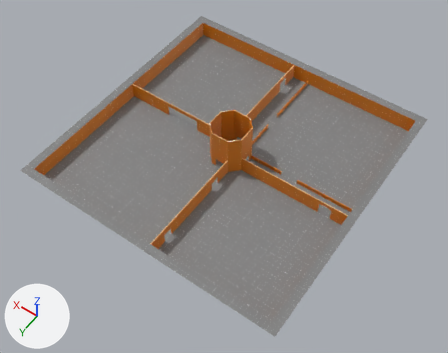
The glTF model map/Arena.glb, before and after one commit.
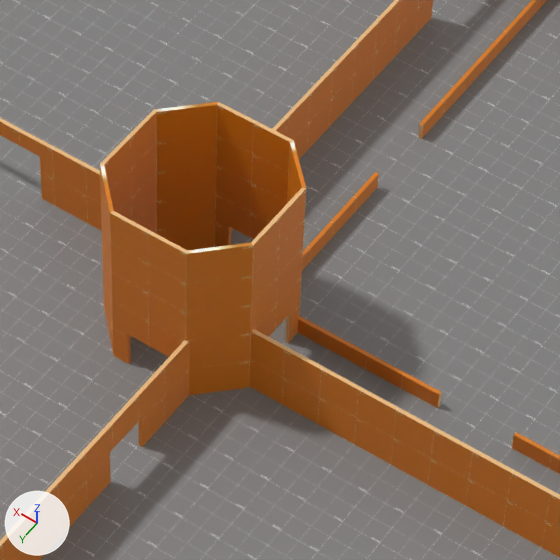
There are two pictures of each version: one whole from a camera (50 mm lens) standing at (-50.8, 73.8, 107.0) and looking at (-2.3, 5.8, 0.2), one close up on the part from 42% to 68% of the width and 25% to 59% of the height. The lights are fixed; the arrows at lower left show +X, +Y and +Z. Objects named as collision shapes, trigger or cutter boxes, shadow casters or lower levels of detail are left out. Vertices at the same position are counted once.

Before the edit, the objects in view are built like this:
```python
me_plane_073 = bpy.data.meshes.new('Plane.073')
me_plane_073.from_pydata(...)  # 2227 vertices, 4020 faces; spans x -32.0..32.0, y -32.0..32.0, z 0.0..10.0
# faces by material slot: [2048, 1972]
me_plane_073.materials.append(mat_floor)  # picture img_small
me_plane_073.materials.append(mat_wall)  # picture img_jup9u7blv3i61
ob_map = bpy.data.objects.new('Map', me_plane_073)
ob_map.location = (0.0, 0.0, 0.0)
```
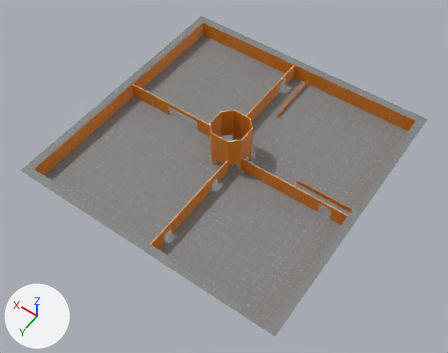
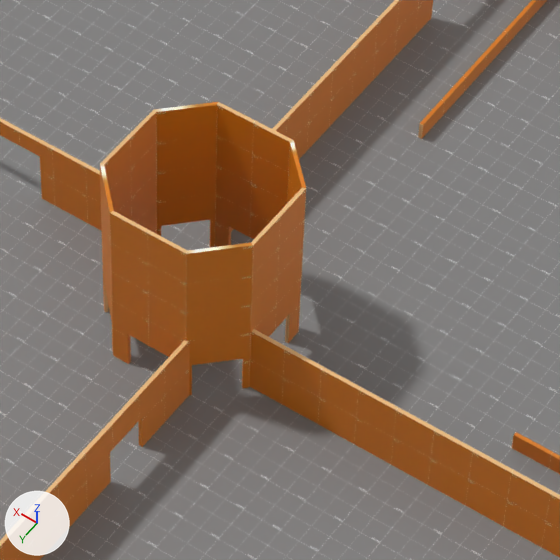
What the commit changed:
me_plane_073 is used by ob_map; location (0.0, 0.0, 0.0).
me_plane_073 had 2227 vertices, 4020 faces and spanned x -32.0..32.0, y -32.0..32.0, z 0.0..10.0.
me_plane_073 now has 2234 vertices, 4044 faces and spans x -32.0..32.0, y -32.0..32.0, z 0.0..10.0.
Part 1, on me_plane_073:
41 vertices are removed from x -12.0..-2.0, y -12.0..4.0, z 0.0..1.0.
196 faces are deleted.
48 vertices are added at x -4.0..4.0, y -4.0..4.0, z 0.0..2.2.
220 new faces join them, mat_wall (picture img_jup9u7blv3i61).

Changed parts and their boxes (x1, y1, x2, y2) in the close-ups (560 x 560 px; the box of a moved part takes in the faces that stretch with it):
part 1 of me_plane_073, moved or reshaped
    before: (102, 165, 441, 408)
    after: (102, 165, 286, 404)
